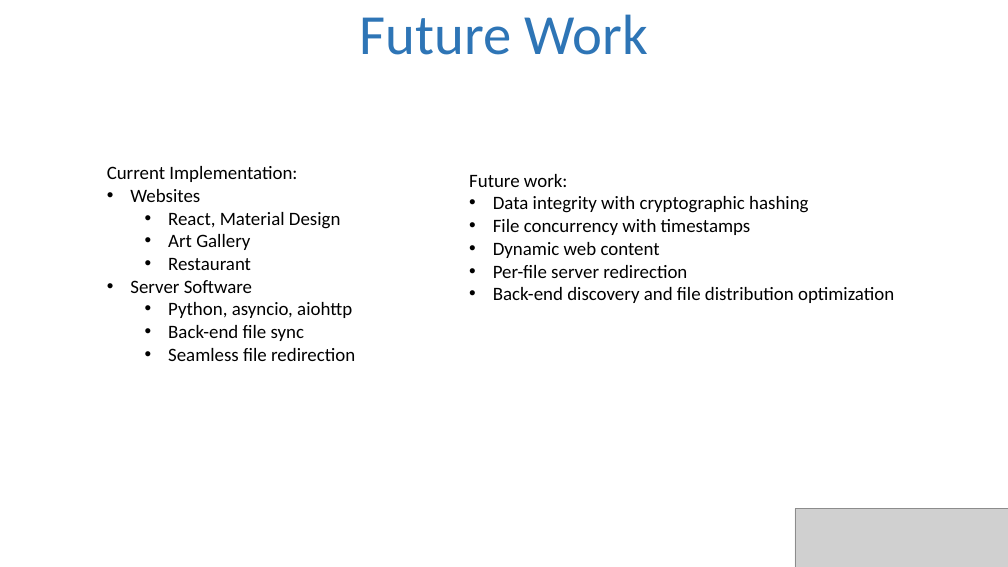
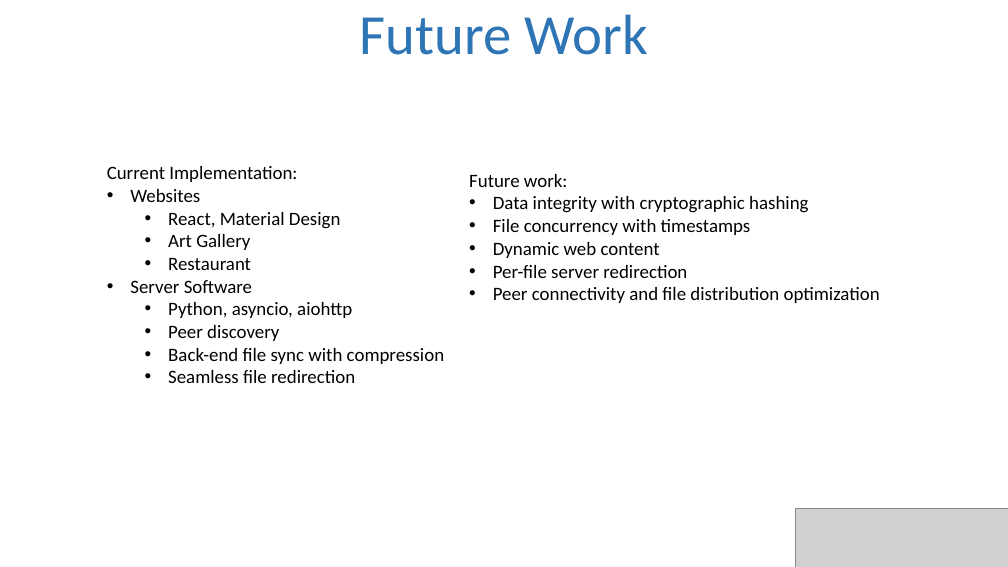
Before and after one commit to gregjhansell97/DuckWeb, a slide deck: slide 6 of presentation.pptx. Drawn at 1008x567 pixels with LibreOffice and Linux fonts; fonts in the diff are those of the drawing; grey boxes stand for pictures. Boxes give left, top, right and bottom in pixels: in the first picture for what was removed or moved away, otherwise in the second. Text is boxed around its words. In the diff, an @@ line names an element or a change of style, - is before the commit and + after.

```diff
--- a/presentation.pptx
+++ b/presentation.pptx
@@ text at (x1=493, y1=287, x2=880, y2=303): text changed @@
-• Back-end discovery and file distribution optimization
+• Peer connectivity and file distribution optimization
@@ text at (x1=168, y1=325, x2=445, y2=364): text changed @@
-  • Back-end file sync
+  • Peer discovery
+  • Back-end file sync with compression
```
Also in this commit, not shown: 2 other files.
